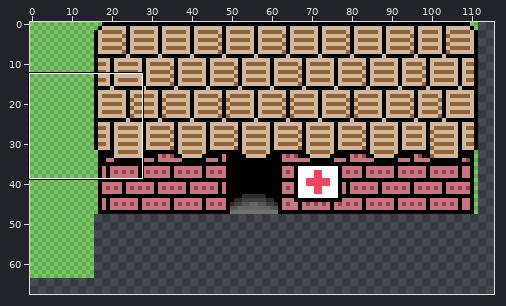
Two versions of one sprite sheet, src/data/image/002-scratchbg.png. The picture above shows the old version from afar; the outline marks the close-up.
Close-up. Before the commit:
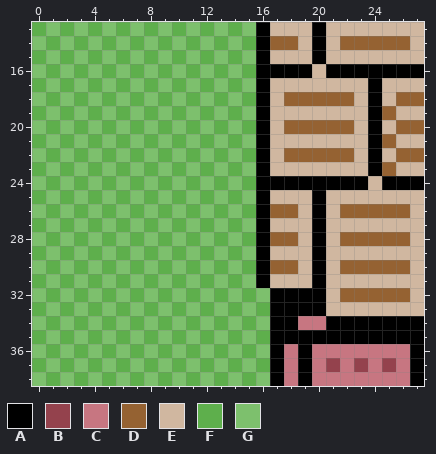
The file is 256x256 pixels. Shown: x 0..27, y 13..38. The wide view leaves out empty margins.
Palette (. is transparent): A #000000  B #94424d  C #c77681  D #956232  E #d0b7a0  F #5eaf4c  G #7dc06d
Pixels before, first column x 0:
13 FGFGFGFGFGFGFGFGAEEEAEEEEEEE
14 GFGFGFGFGFGFGFGFADDEAEDDDDDE
15 FGFGFGFGFGFGFGFGAEEEAEEEEEEE
16 GFGFGFGFGFGFGFGFAAAAEAAAAAAA
17 FGFGFGFGFGFGFGFGAEEEEEEEAEEE
18 GFGFGFGFGFGFGFGFAEDDDDDEAEDD
19 FGFGFGFGFGFGFGFGAEEEEEEEADEE
20 GFGFGFGFGFGFGFGFAEDDDDDEAEDD
21 FGFGFGFGFGFGFGFGAEEEEEEEADEE
22 GFGFGFGFGFGFGFGFAEDDDDDEAEDD
23 FGFGFGFGFGFGFGFGAEEEEEEEADEE
24 GFGFGFGFGFGFGFGFAAAAAAAAEAAA
25 FGFGFGFGFGFGFGFGAEEEAEEEEEEE
26 GFGFGFGFGFGFGFGFADDEAEDDDDDE
27 FGFGFGFGFGFGFGFGAEEEAEEEEEEE
28 GFGFGFGFGFGFGFGFADDEAEDDDDDE
29 FGFGFGFGFGFGFGFGAEEEAEEEEEEE
30 GFGFGFGFGFGFGFGFADDEAEDDDDDE
31 FGFGFGFGFGFGFGFGAEEEAEEEEEEE
32 GFGFGFGFGFGFGFGFGAAAAEDDDDDE
33 FGFGFGFGFGFGFGFGFAAAAEEEEEEE
34 GFGFGFGFGFGFGFGFGAACCAAAAAAA
35 FGFGFGFGFGFGFGFGFAAAAAAAAAAA
36 GFGFGFGFGFGFGFGFGACACCCCCCCA
37 FGFGFGFGFGFGFGFGFACACBCBCBCA
38 GFGFGFGFGFGFGFGFGACACCCCCCCA
The same view after the edit:
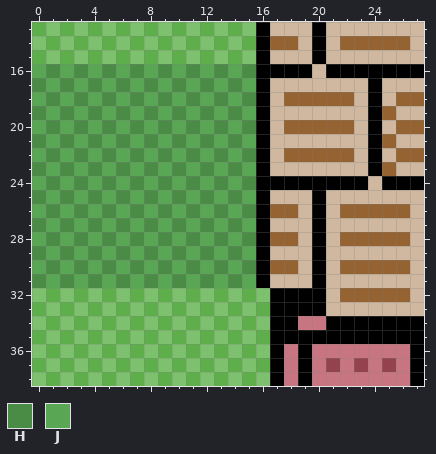
Colours new in this view: H #4a8b46  J #59a754
Change:
y 16: x 0..15 GFGFGFGFGFGFGFGF -> JHJHJHJHJHJHJHJH
y 17: x 0..15 FGFGFGFGFGFGFGFG -> HJHJHJHJHJHJHJHJ
y 18: x 0..15 GFGFGFGFGFGFGFGF -> JHJHJHJHJHJHJHJH
y 19: x 0..15 FGFGFGFGFGFGFGFG -> HJHJHJHJHJHJHJHJ
y 20: x 0..15 GFGFGFGFGFGFGFGF -> JHJHJHJHJHJHJHJH
y 21: x 0..15 FGFGFGFGFGFGFGFG -> HJHJHJHJHJHJHJHJ
y 22: x 0..15 GFGFGFGFGFGFGFGF -> JHJHJHJHJHJHJHJH
y 23: x 0..15 FGFGFGFGFGFGFGFG -> HJHJHJHJHJHJHJHJ
y 24: x 0..15 GFGFGFGFGFGFGFGF -> JHJHJHJHJHJHJHJH
y 25: x 0..15 FGFGFGFGFGFGFGFG -> HJHJHJHJHJHJHJHJ
y 26: x 0..15 GFGFGFGFGFGFGFGF -> JHJHJHJHJHJHJHJH
y 27: x 0..15 FGFGFGFGFGFGFGFG -> HJHJHJHJHJHJHJHJ
y 28: x 0..15 GFGFGFGFGFGFGFGF -> JHJHJHJHJHJHJHJH
y 29: x 0..15 FGFGFGFGFGFGFGFG -> HJHJHJHJHJHJHJHJ
y 30: x 0..15 GFGFGFGFGFGFGFGF -> JHJHJHJHJHJHJHJH
y 31: x 0..15 FGFGFGFGFGFGFGFG -> HJHJHJHJHJHJHJHJ
Where, in picture pixels (left, top, right, bottom), the same in both close-ups:
changed: (32, 64, 256, 288)
